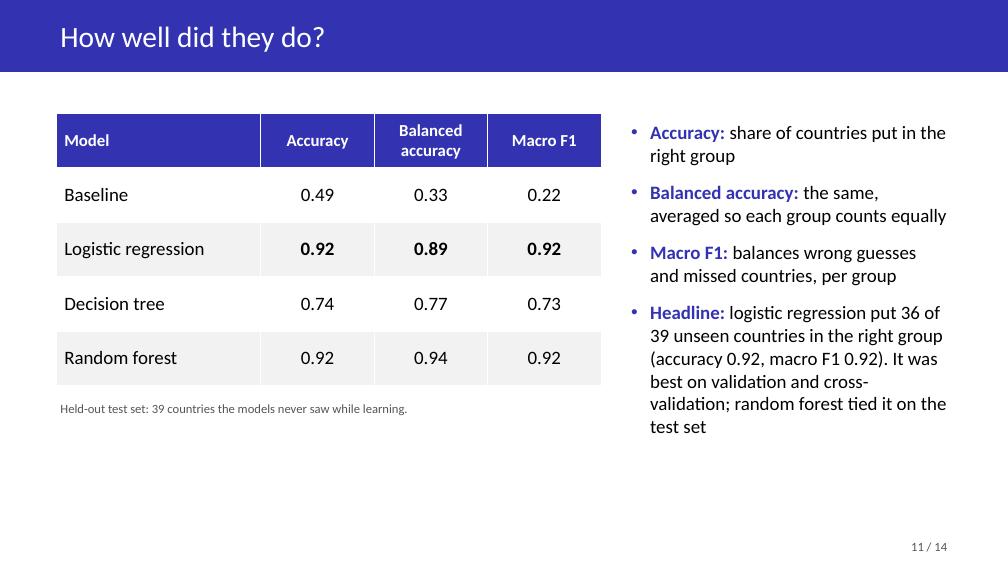
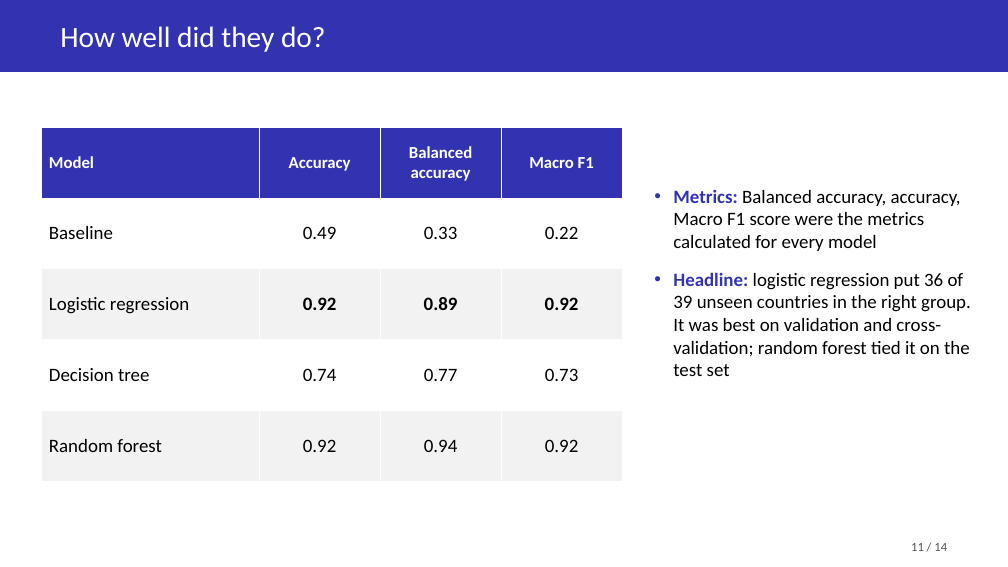
Before and after one commit to Soemon007/DS203_GroupProject, a slide deck: slide 11 of deliverables/DS203_Slides.pptx. Drawn at 1008x567 pixels with LibreOffice and Linux fonts; fonts in the diff are those of the drawing. Boxes give left, top, right and bottom in pixels: in the first picture for what was removed or moved away, otherwise in the second. Text is boxed around its words. In the diff, an @@ line names an element or a change of style, - is before the commit and + after.

Commit message:
Updated Slides

```diff
--- a/deliverables/DS203_Slides.pptx
+++ b/deliverables/DS203_Slides.pptx
@@ table: place and size @@
-table at [57, 113, 601, 386]
+table at [42, 127, 622, 481]
@@ text at [673, 190, 971, 376]: text changed @@
-• Accuracy: share of countries put in the right group
-• Balanced accuracy: the same, averaged so each group counts equally
-• Macro F1: balances wrong guesses and missed countries, per group
-• Headline: logistic regression put 36 of 39 unseen countries in the right group (accuracy 0.92, macro F1 0.92). It was best on validation and cross-validation; random forest tied it on the test set
+• Metrics: Balanced accuracy, accuracy, Macro F1 score were the metrics calculated for every model
+• Headline: logistic regression put 36 of 39 unseen countries in the right group. It was best on validation and cross-validation; random forest tied it on the test set
@@ text removed at [60, 404, 408, 415] @@
-Held-out test set: 39 countries the models never saw while learning.
```
Also in this commit, not shown: 6 other slides changed, 1 slide added, 1 slide removed.
